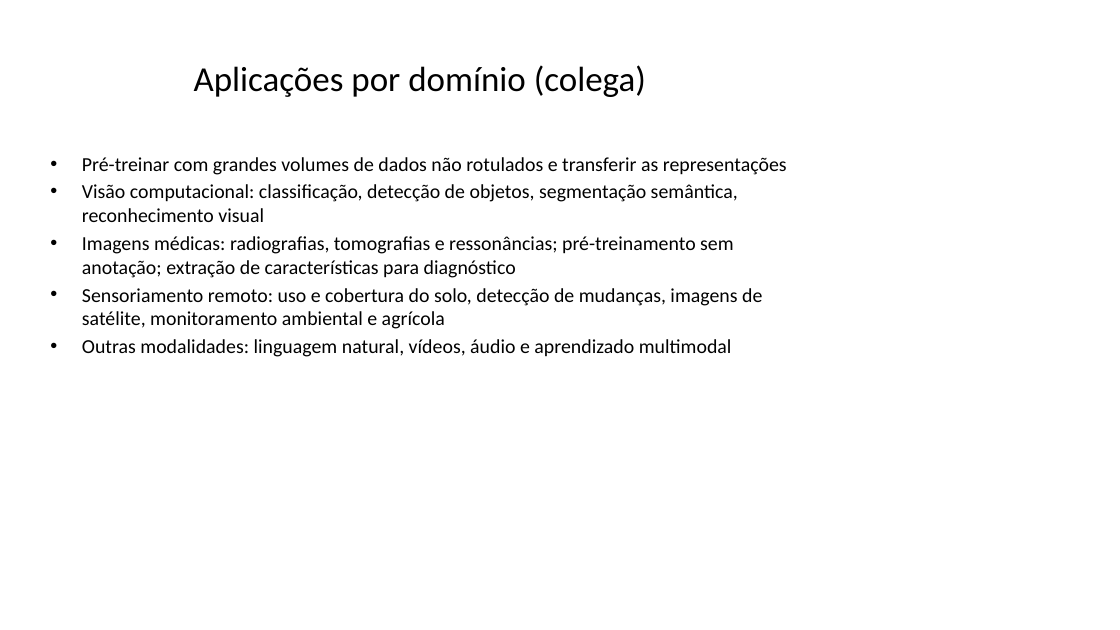
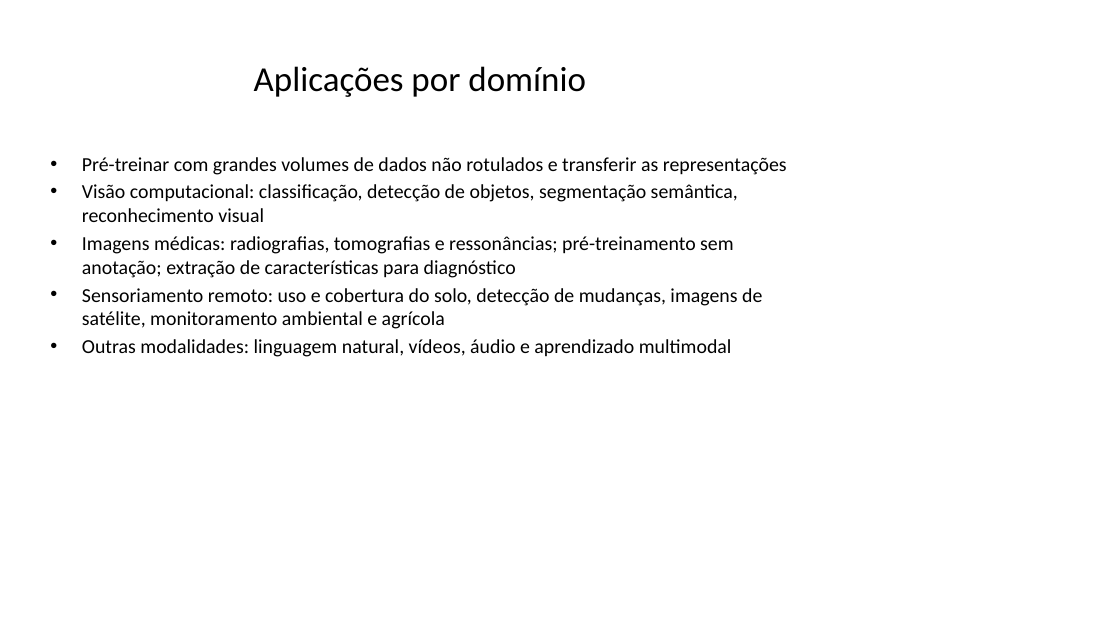
Before and after one commit to frederico-mello/seminario-masked-modeling, a slide deck: slide 9 of slides/seminario_masked_modeling.pptx. Drawn at 1120x630 pixels with LibreOffice and Linux fonts; fonts in the diff are those of the drawing. Boxes give left, top, right and bottom in pixels: in the first picture for what was removed or moved away, otherwise in the second. Text is boxed around its words. In the diff, an @@ line names an element or a change of style, - is before the commit and + after.

```diff
--- a/slides/seminario_masked_modeling.pptx
+++ b/slides/seminario_masked_modeling.pptx
@@ title at box(254, 66, 586, 97): text changed @@
-Aplicações por domínio (colega)
+Aplicações por domínio
```
Also in this commit, not shown: 5 other slides changed, 15 other files.
